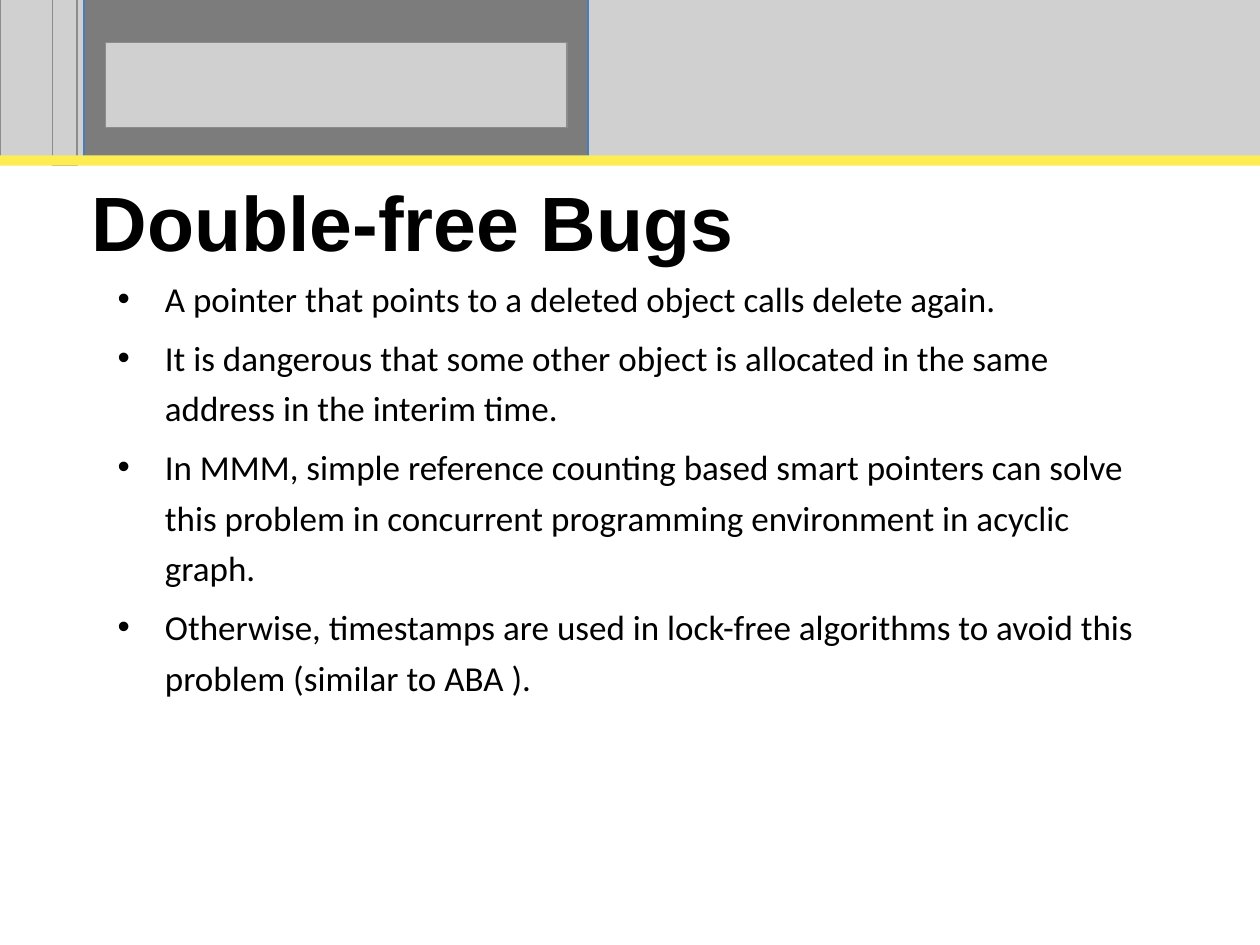
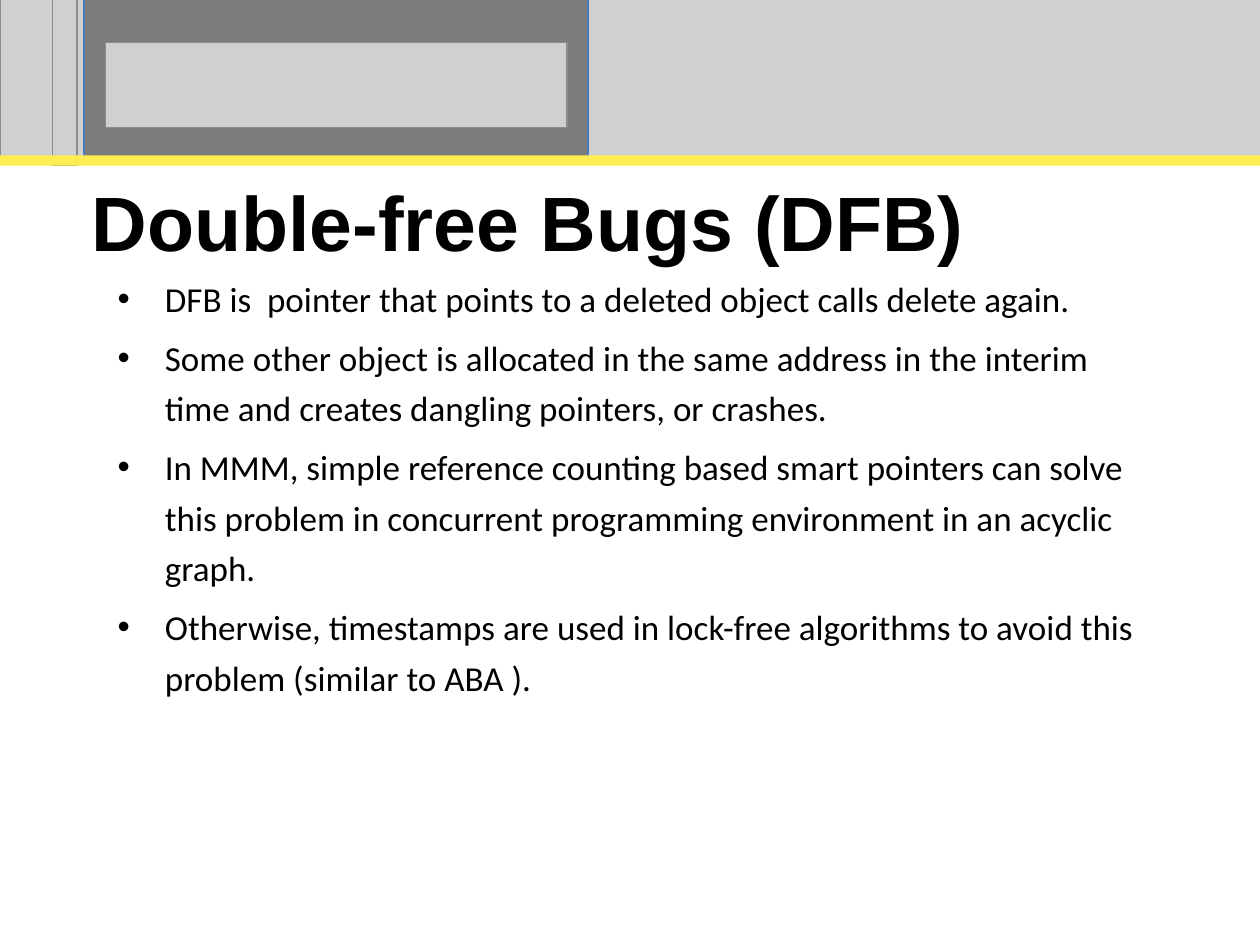
Before and after one commit to perpetualcoder/thesis, a slide deck: slide 7 of thesisppt/defense.ppt. Drawn at 1260x945 pixels with LibreOffice and Linux fonts; fonts in the diff are those of the drawing; grey boxes stand for pictures. Boxes give left, top, right and bottom in pixels: in the first picture for what was removed or moved away, otherwise in the second. Text is boxed around its words. In the diff, an @@ line names an element or a change of style, - is before the commit and + after.

```diff
--- a/thesisppt/defense.ppt
+++ b/thesisppt/defense.ppt
@@ title at box(92, 195, 963, 266): text changed @@
-Double-free Bugs
+Double-free Bugs (DFB)
@@ subtitle at box(165, 287, 1122, 587): text changed @@
-• A pointer that points to a deleted object calls delete again.
-• It is dangerous that some other object is allocated in the same address in the interim time.
-• In MMM, simple reference counting based smart pointers can solve this problem in concurrent programming environment in acyclic graph.
+• DFB is pointer that points to a deleted object calls delete again.
+• Some other object is allocated in the same address in the interim time and creates dangling pointers, or crashes.
+• In MMM, simple reference counting based smart pointers can solve this problem in concurrent programming environment in an acyclic graph.
```
Also in this commit, not shown: 7 other slides changed, 1 other file.
